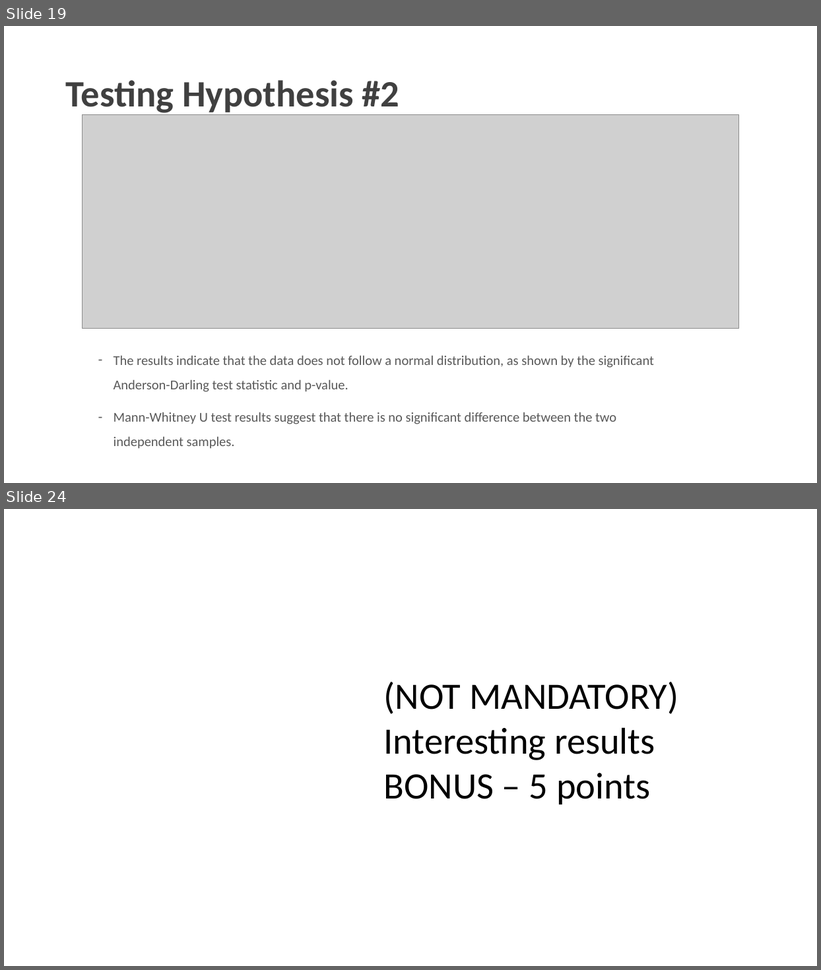
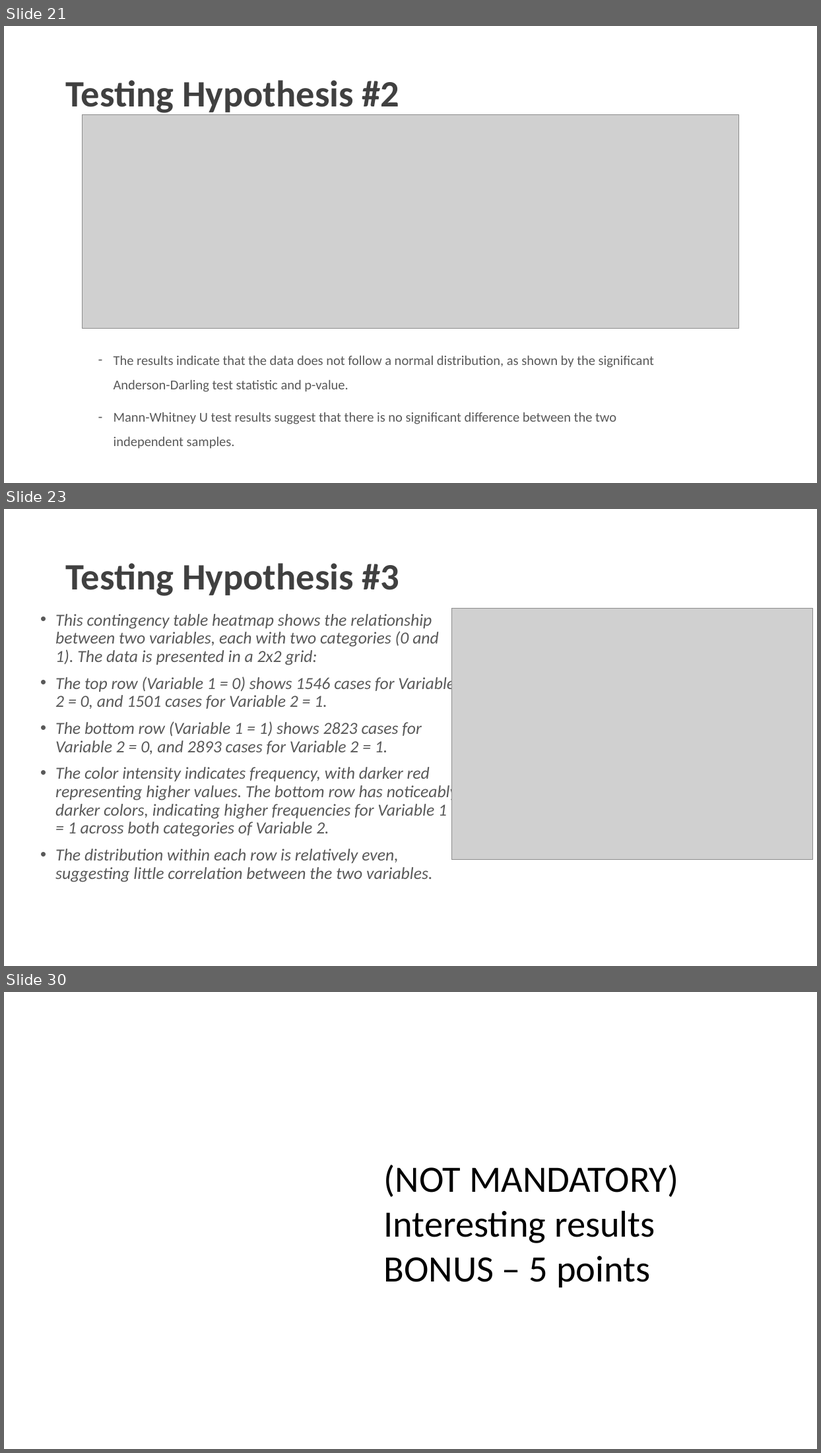
Before and after one commit to charlesyifanli/python_and_data, a slide deck: mini_project/SCSE 24 Mini-project presentation (Group No. ##).pptx. Shown one above the other, each under a label of ours: slides 19 and 24 before the commit, slides 21, 23 and 30 after it; the slides between them are not shown. The pictures are 821x970 and 821x1453 pixels, drawn with LibreOffice and Linux fonts; fonts in the diff are those of the drawing; grey boxes stand for pictures; background and template pictures are left out. Boxes give left, top, right and bottom in pixels: in the first picture for what was removed or moved away, otherwise in the second. Text is boxed around its words. In the diff, an @@ line names an element or a change of style, - is before the commit and + after.

```diff
--- a/mini_project/SCSE 24 Mini-project presentation (Group No. ##).pptx
+++ b/mini_project/SCSE 24 Mini-project presentation (Group No. ##).pptx
@@ slide 23 added at <box>4,509,817,966</box>, background #FFFFFF @@
@@ title added at <box>66,563,400,596</box>, 44 pt, text #404040, bold @@
+Testing Hypothesis #3
@@ text added at <box>55,614,457,883</box>, 20 pt, text #595959, italic @@
+• This contingency table heatmap shows the relationship between two variables, each with two categories (0 and 1). The data is presented in a 2x2 grid:
+• The top row (Variable 1 = 0) shows 1546 cases for Variable 2 = 0, and 1501 cases for Variable 2 = 1.
+• The bottom row (Variable 1 = 1) shows 2823 cases for Variable 2 = 0, and 2893 cases for Variable 2 = 1.
+• The color intensity indicates frequency, with darker red representing higher values. The bottom row has noticeably darker colors, indicating higher frequencies for Variable 1 = 1 across both categories of Variable 2.
+• The distribution within each row is relatively even, suggesting little correlation between the two variables.
@@ picture added at <box>451,609,813,860</box> @@
@@ what was slide 19 is now slide 21 @@
@@ what was slide 24 is now slide 30 @@
```
Also in this commit, not shown: 3 slides changed, 6 other slides added, 1 slide removed, 1 other file.
